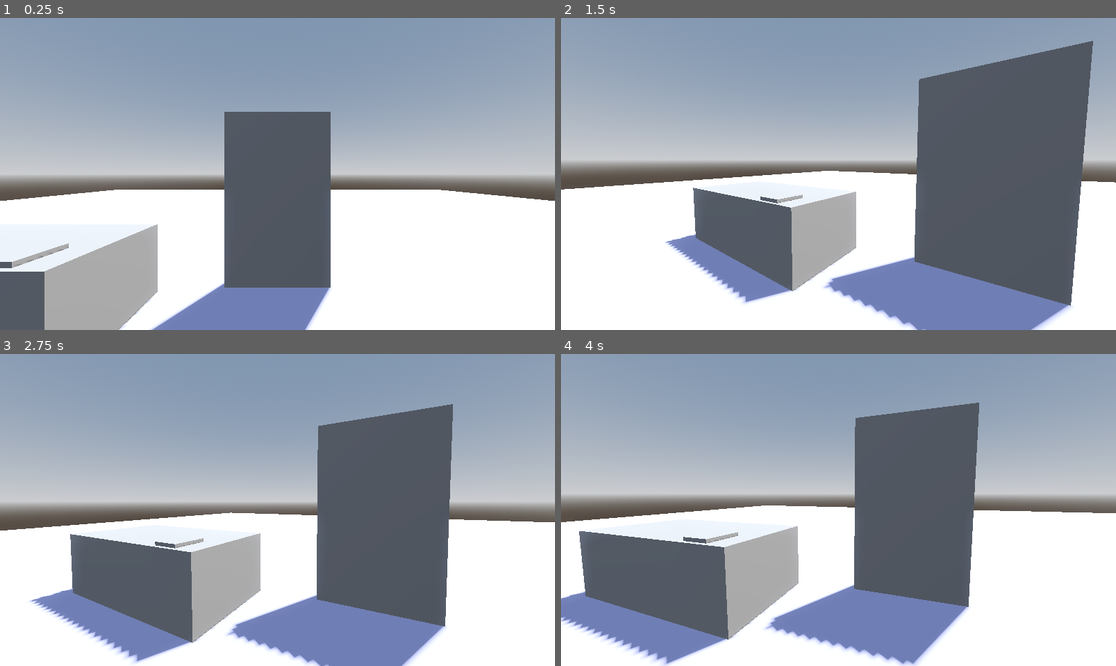
Above: before the commit, frames 1-4 (two rows, left to right).
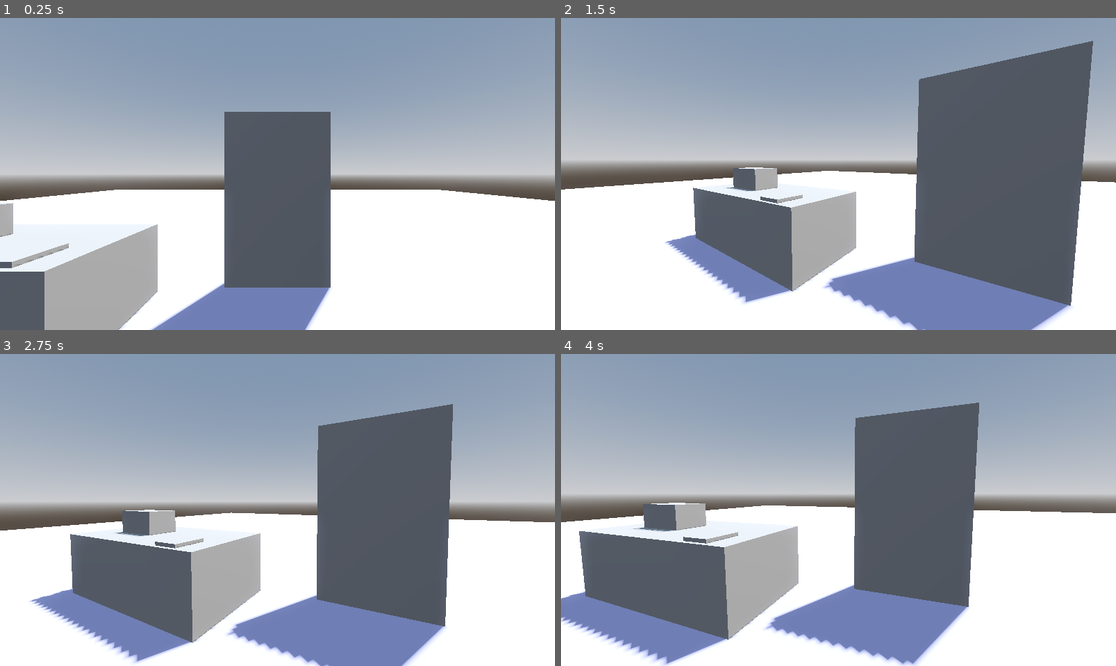
Above: after the commit, the same moments.

Repository: JoJonatasCoelho/Like-it
Game: Godot game, scene res://Scenes/test.tscn
Same seed, same stepped clock (60 frames per second), same inputs: the game is played once before the commit and once after it.
Inputs (mouse positions are in pixels of both pictures, inside the frame that each line leads up to):
- Up to frame 1 (0.25 s): no input
- Up to frame 2 (1.5 s): tap Enter (ui_accept) at 0.5, 0.77, 1.25 s; move the mouse to (960, 158) at 0.52 s; hold Right (ui_right) 0.53-1.28 s; hold E (interact) 0.53-1.28 s; click (960, 158) at 0.67 s; move the mouse to (810, 174) at 1.27 s; hold Up (ui_up) from 1.28 s (still down); tap F (freefly) at 1.35 s
- Up to frame 3 (2.75 s): keep holding Up (ui_up); tap Enter (ui_accept) at 1.52, 2 s; tap E (interact) at 1.55 s; move the mouse to (288, 503) at 2.02 s; hold E (interact) from 2.03 s (still down)
- Up to frame 4 (4 s): keep holding Up (ui_up); tap Enter (ui_accept) at 2.75, 3.02, 3.5, 3.77 s; move the mouse to (832, 516) at 2.77 s; release E (interact) at 2.78 s; tap E (interact) at 2.85 s; click (832, 516) at 2.92 s; move the mouse to (877, 513) at 3.52 s; hold E (interact) from 3.53 s (still down); tap F (freefly) at 3.6 s

The runs differ from the first frame. In frame 1, 0.2% of the frame differs, in the area x 0-3%, y 59-71%; in frame 2, 0.5%; in frame 3, 0.7%; in frame 4, 0.9%, in the area x 6-91%, y 47-91%.

Commit message:
feat: radio head

Diff:
--- /dev/null
+++ b/Scenes/audio.tscn
@@ -0,0 +1,10 @@
+[gd_scene load_steps=2 format=3 uid="uid://decy35mve4tbg"]
+
+[ext_resource type="AudioStream" uid="uid://bfi61la3l8h3n" path="res://Assets/audio/POL-elevator-lift2.wav" id="1_l04ps"]
+
+[node name="Audio" type="Node3D"]
+
+[node name="BGM" type="AudioStreamPlayer" parent="."]
+stream = ExtResource("1_l04ps")
+
+[node name="SFX" type="AudioStreamPlayer" parent="."]
--- /dev/null
+++ b/Scenes/radio.tscn
@@ -0,0 +1,27 @@
+[gd_scene load_steps=5 format=3 uid="uid://gip2uj27sl4a"]
+
+[ext_resource type="Script" uid="uid://boks5rmxlorc0" path="res://Scripts/radio.gd" id="1_8y21s"]
+[ext_resource type="AudioStream" uid="uid://bfi61la3l8h3n" path="res://Assets/audio/POL-elevator-lift2.wav" id="2_bdbpc"]
+
+[sub_resource type="BoxMesh" id="BoxMesh_bdbpc"]
+
+[sub_resource type="BoxShape3D" id="BoxShape3D_ibud7"]
+
+[node name="Radio" type="Node3D"]
+
+[node name="StaticBody3D" type="StaticBody3D" parent="."]
+collision_layer = 3
+script = ExtResource("1_8y21s")
+
+[node name="MeshInstance3D" type="MeshInstance3D" parent="StaticBody3D"]
+transform = Transform3D(0.82943994, 0, 0, 0, 0.51839995, 0, 0, 0, 0.51839995, 0, 0.26, 0)
+mesh = SubResource("BoxMesh_bdbpc")
+skeleton = NodePath("../..")
+
+[node name="CollisionShape3D" type="CollisionShape3D" parent="StaticBody3D"]
+transform = Transform3D(0.82943994, 0, 0, 0, 0.51839995, 0, 0, 0, 0.51839995, 0, 0.26, 0)
+shape = SubResource("BoxShape3D_ibud7")
+
+[node name="AudioStreamPlayer3D" type="AudioStreamPlayer3D" parent="StaticBody3D"]
+stream = ExtResource("2_bdbpc")
+autoplay = true
--- a/Scenes/test.tscn
+++ b/Scenes/test.tscn
@@ -1,7 +1,8 @@
-[gd_scene load_steps=12 format=3 uid="uid://cayayie3dsxmm"]
+[gd_scene load_steps=13 format=3 uid="uid://cayayie3dsxmm"]
 
 [ext_resource type="PackedScene" uid="uid://ddxaqp2rhgl86" path="res://Scenes/player.tscn" id="1_lc1oi"]
 [ext_resource type="PackedScene" uid="uid://p7y7vqn01gnu" path="res://Scenes/door.tscn" id="2_8od7v"]
+[ext_resource type="PackedScene" uid="uid://gip2uj27sl4a" path="res://Scenes/radio.tscn" id="3_i3aeo"]
 [ext_resource type="PackedScene" uid="uid://dqq0dd360wjel" path="res://Scenes/photo.tscn" id="3_qc4db"]
 [ext_resource type="Texture2D" uid="uid://l6k4l55i0ocx" path="res://Catherine.png" id="4_35xla"]
 [ext_resource type="PackedScene" uid="uid://b6qypnmb2fuky" path="res://Scenes/ui.tscn" id="4_ys1qc"]
@@ -47,6 +48,9 @@
 [node name="Door" parent="." instance=ExtResource("2_8od7v")]
 transform = Transform3D(1, 0, 0, 0, 1, 0, 0, 0, 1, -0.5, 0, -1)
 
+[node name="Radio" parent="." instance=ExtResource("3_i3aeo")]
+transform = Transform3D(1, 0, 0, 0, 1, 0, 0, 0, 1, -4, 1.5, 0)
+
 [node name="CSGMesh3D" type="CSGMesh3D" parent="."]
 transform = Transform3D(3.1000001, 0, 0, 0, 1.2, 0, 0, 0, 1.6, -3.5, 1, 0)
 use_collision = true
@@ -60,9 +64,6 @@
 
 [node name="UI" parent="." instance=ExtResource("4_ys1qc")]
 
-[node name="PhotoViewer" parent="UI/CanvasLayer" index="1"]
-visible = false
-
 [editable path="Player"]
 [editable path="Photo"]
 [editable path="UI"]
--- a/Scenes/ui.tscn
+++ b/Scenes/ui.tscn
@@ -1,9 +1,6 @@
-[gd_scene load_steps=5 format=3 uid="uid://b6qypnmb2fuky"]
+[gd_scene load_steps=3 format=3 uid="uid://b6qypnmb2fuky"]
 
-[ext_resource type="Texture2D" uid="uid://l6k4l55i0ocx" path="res://Catherine.png" id="1_jxero"]
 [ext_resource type="Script" uid="uid://nq4v65apnrq8" path="res://Scripts/ui.gd" id="1_qdvrb"]
-
-[sub_resource type="ImageTexture" id="ImageTexture_qdvrb"]
 
 [sub_resource type="LabelSettings" id="LabelSettings_qdvrb"]
 font_size = 30
@@ -33,10 +30,8 @@
 offset_bottom = 20.0
 grow_horizontal = 2
 grow_vertical = 2
-texture = SubResource("ImageTexture_qdvrb")
 
 [node name="PhotoViewer" type="TextureRect" parent="CanvasLayer"]
-visible = false
 anchors_preset = 8
 anchor_left = 0.5
 anchor_top = 0.5
@@ -48,7 +43,6 @@
 offset_bottom = 179.0
 grow_horizontal = 2
 grow_vertical = 2
-texture = ExtResource("1_jxero")
 expand_mode = 1
 
 [node name="Label" type="Label" parent="CanvasLayer"]
--- /dev/null
+++ b/Scripts/object_audio.gd
@@ -0,0 +1,11 @@
+extends AudioStreamPlayer3D
+
+
+# Called when the node enters the scene tree for the first time.
+func _ready() -> void:
+	pass # Replace with function body.
+
+
+# Called every frame. 'delta' is the elapsed time since the previous frame.
+func _process(delta: float) -> void:
+	pass
--- /dev/null
+++ b/Scripts/radio.gd
@@ -0,0 +1,16 @@
+extends Interactable
+
+@onready var audio_player : AudioStreamPlayer3D = $AudioStreamPlayer3D
+
+@export var is_playing = true
+
+func _ready():
+	audio_player.stream = preload("res://Assets/audio/POL-elevator-lift2.wav")
+	audio_player.play(0)
+
+func interact(_caller):
+	is_playing = !is_playing
+	if is_playing:
+		audio_player.play(0)
+	if !is_playing:
+		audio_player.stop()
--- a/project.godot
+++ b/project.godot
@@ -55,3 +55,7 @@
 "events": [Object(InputEventKey,"resource_local_to_scene":false,"resource_name":"","device":-1,"window_id":0,"alt_press …(192 unchanged characters)…
 ]
 }
+
+[physics]
+
+3d/physics_engine="Jolt Physics"
Not shown, added: Assets/audio/POL-elevator-lift.wav.import
Not shown, added: Assets/audio/POL-elevator-lift2.wav.import
Not shown, added: Scripts/object_audio.gd.uid
Not shown, added: Scripts/radio.gd.uid
Not shown, added: Assets/audio/POL-elevator-lift.wav
Not shown, added: Assets/audio/POL-elevator-lift2.wav
